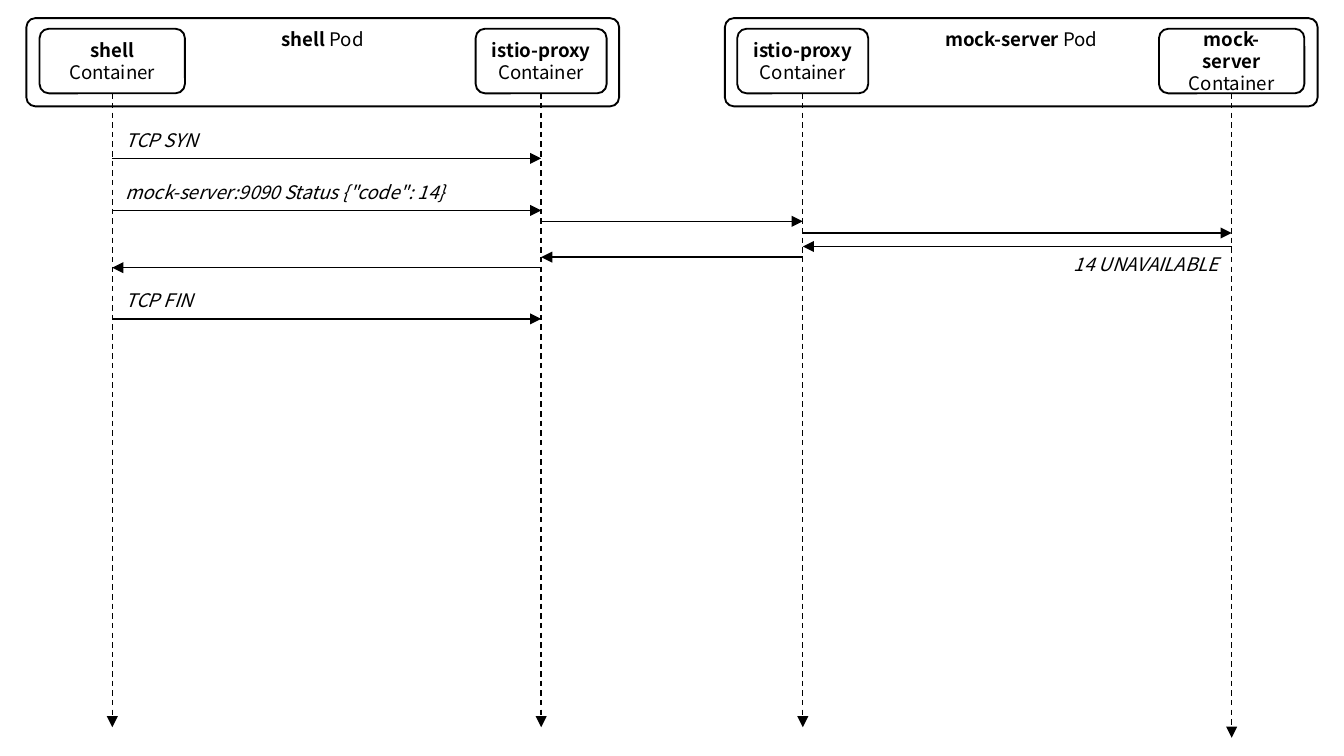
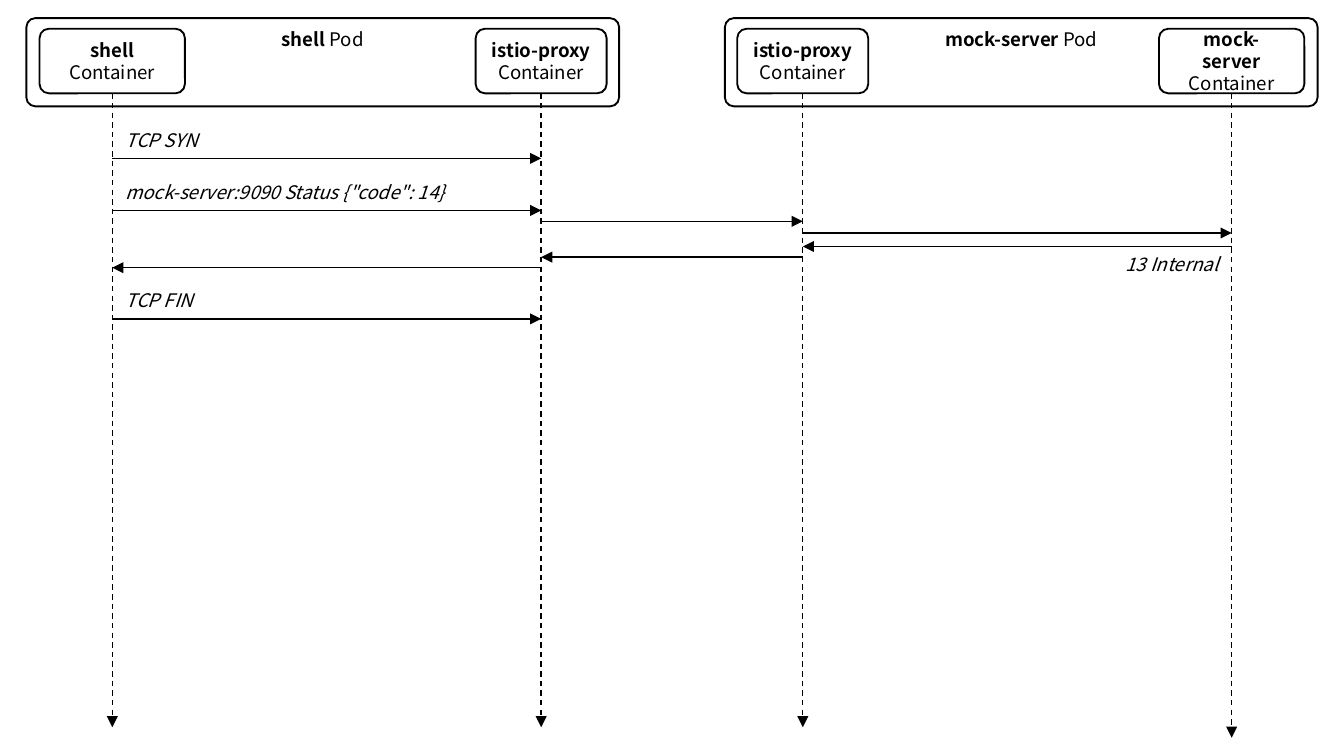
Before and after one commit to ssup2/blog-software, a slide deck: slide 21 of content/docs/theory-analysis/istio-sidecar-proxy-access-log/images/images.pptx (slide 18 before the commit). Drawn at 1344x756 pixels with LibreOffice and Linux fonts; fonts in the diff are those of the drawing. Boxes give left, top, right and bottom in pixels: in the first picture for what was removed or moved away, otherwise in the second. Text is boxed around its words. In the diff, an @@ line names an element or a change of style, - is before the commit and + after.

```diff
--- a/content/docs/theory-analysis/istio-sidecar-proxy-access-log/images/images.pptx
+++ b/content/docs/theory-analysis/istio-sidecar-proxy-access-log/images/images.pptx
@@ text at [1126,257,1218,272]: text changed @@
-14 UNAVAILABLE
+13 Internal
```
Also in this commit, not shown: 3 other slides changed, 5 slides added, 9 other files.
